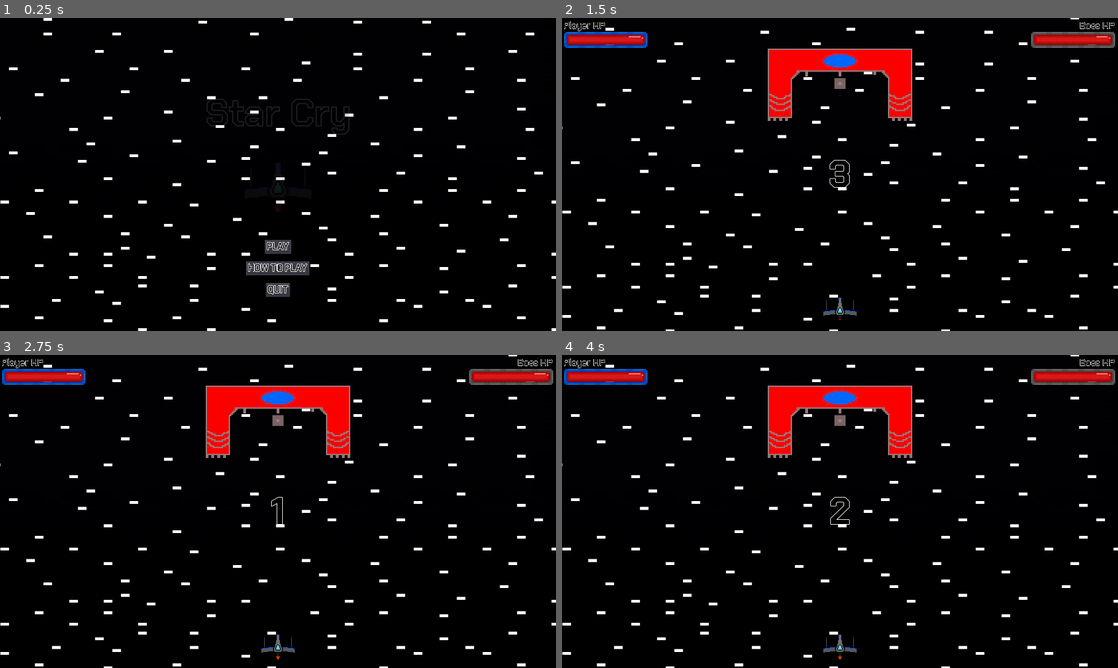
Above: before the commit, frames 1-4 (two rows, left to right).
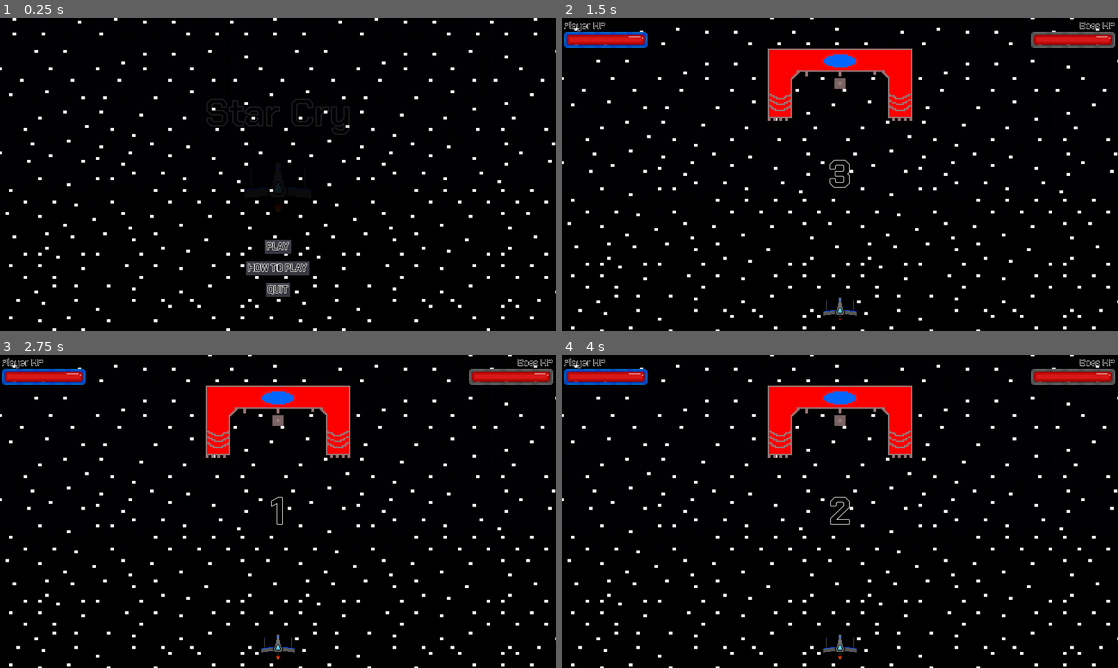
Above: after the commit, the same moments.

Repository: Cecilist/Final-BossFightBulletShooter
Game: Godot game, scene res://Menu/MainMenu.tscn
The game is run twice, just before and just after one commit, with the same random seed, the same clock (stepped at 60 frames per second) and the same inputs.
Inputs:
- Up to frame 1 (0.25 s): no input
- Up to frame 2 (1.5 s): click "PLAY" at 0.5 s; tap Enter (play_game) at 1.25, 1.35 s; hold D (move_right) from 1.28 s (still down)
- Up to frame 3 (2.75 s): tap Space (shoot) at 2, 2.1 s; release D (move_right) at 2.03 s; hold S (move_down) from 2.03 s (still down)
- Up to frame 4 (4 s): release S (move_down) at 2.78 s; hold D (move_right) 2.78-3.53 s; tap Tab (to_next_screen) at 2.85 s; tap Enter (play_game) at 3.5, 3.6 s; hold W (move_up) from 3.53 s (still down)

The runs differ from the first frame. In frame 1, 4.5% of the frame differs, in the area x 0-100%, y 0-100%; in frame 2, 4.3%; in frame 3, 4.3%; in frame 4, 4.3%.

Commit message:
Update background

Diff:
--- a/project/Background/Background.gd
+++ b/project/Background/Background.gd
@@ -10,4 +10,6 @@
 #  of the second background layer
 func _on_AnimationPlayer_animation_finished(_anim_name):
 	$ParallaxLayer/SpaceBG2.position = Vector2(0, -2156.711)
+	$ParallaxLayer/SpaceBG4.position = Vector2(0, -2156.711)
+	$ParallaxLayer/SpaceBG6.position = Vector2(0, -2156.711)
 	$AnimationPlayer.play("Scroll")
--- a/project/Background/Background.tscn
+++ b/project/Background/Background.tscn
@@ -16,7 +16,7 @@
 "times": PoolRealArray( 0, 20, 30, 40 ),
 "transitions": PoolRealArray( 1, 1, 1, 1 ),
 "update": 0,
-"values": [ Vector2( 0, 0 ), Vector2( 0, 2167.06 ), Vector2( 0, -1083.38 ), Vector2( 0, 0 ) ]
+"values": [ Vector2( -15.483, 0 ), Vector2( -15.483, 2167.06 ), Vector2( -15.483, -1083.38 ), Vector2( -15.483, 0 ) ]
 }
 tracks/1/type = "value"
 tracks/1/path = NodePath("ParallaxLayer/SpaceBG2:position")
@@ -28,12 +28,58 @@
 "times": PoolRealArray( 0, 20, 30, 40 ),
 "transitions": PoolRealArray( 1, 1, 1, 1 ),
 "update": 0,
-"values": [ Vector2( 0, -2156.71 ), Vector2( 0, 10.3533 ), Vector2( 0, 1071.21 ), Vector2( 0, 2156.71 ) ]
+"values": [ Vector2( -15.483, -2156.71 ), Vector2( -15.483, 10.353 ), Vector2( -15.483, 1071.21 ), Vector2( -15.483, 2156.71 ) ]
+}
+tracks/2/type = "value"
+tracks/2/path = NodePath("ParallaxLayer/SpaceBG3:position")
+tracks/2/interp = 1
+tracks/2/loop_wrap = true
+tracks/2/imported = false
+tracks/2/enabled = true
+tracks/2/keys = {
+"times": PoolRealArray( 0, 20, 30, 40 ),
+"transitions": PoolRealArray( 1, 1, 1, 1 ),
+"update": 0,
+"values": [ Vector2( 704.499, 0 ), Vector2( 704.499, 2167.06 ), Vector2( 704.499, -1083.38 ), Vector2( 704.499, 0 ) ]
+}
+tracks/3/type = "value"
+tracks/3/path = NodePath("ParallaxLayer/SpaceBG4:position")
+tracks/3/interp = 1
+tracks/3/loop_wrap = true
+tracks/3/imported = false
+tracks/3/enabled = true
+tracks/3/keys = {
+"times": PoolRealArray( 0, 20, 30, 40 ),
+"transitions": PoolRealArray( 1, 1, 1, 1 ),
+"update": 0,
+"values": [ Vector2( 704.499, -2156.71 ), Vector2( 704.499, 10.353 ), Vector2( 704.499, 1071.21 ), Vector2( 704.499, 2156.71 ) ]
+}
+tracks/4/type = "value"
+tracks/4/path = NodePath("ParallaxLayer/SpaceBG5:position")
+tracks/4/interp = 1
+tracks/4/loop_wrap = true
+tracks/4/imported = false
+tracks/4/enabled = true
+tracks/4/keys = {
+"times": PoolRealArray( 0, 20, 30, 40 ),
+"transitions": PoolRealArray( 1, 1, 1, 1 ),
+"update": 0,
+"values": [ Vector2( 1423.56, 0 ), Vector2( 1423.56, 2167.06 ), Vector2( 1423.56, -1083.38 ), Vector2( 1423.56, 0 ) ]
+}
+tracks/5/type = "value"
+tracks/5/path = NodePath("ParallaxLayer/SpaceBG6:position")
+tracks/5/interp = 1
+tracks/5/loop_wrap = true
+tracks/5/imported = false
+tracks/5/enabled = true
+tracks/5/keys = {
+"times": PoolRealArray( 0, 20, 30, 40 ),
+"transitions": PoolRealArray( 1, 1, 1, 1 ),
+"update": 0,
+"values": [ Vector2( 1423.56, -2156.71 ), Vector2( 1423.56, 10.353 ), Vector2( 1423.56, 1071.21 ), Vector2( 1423.56, 2156.71 ) ]
 }
 
 [node name="Background" type="ParallaxBackground"]
-scale = Vector2( 2.379, 1 )
-transform = Transform2D( 2.379, 0, 0, 1, 0, 0 )
 script = ExtResource( 2 )
 
 [node name="ParallaxLayer" type="ParallaxLayer" parent="."]
@@ -41,11 +87,27 @@
 scale = Vector2( 1.25, 1 )
 
 [node name="SpaceBG1" type="Sprite" parent="ParallaxLayer"]
-position = Vector2( 0, -1072.55 )
+position = Vector2( -15.4828, 0 )
 texture = ExtResource( 1 )
 
 [node name="SpaceBG2" type="Sprite" parent="ParallaxLayer"]
-position = Vector2( 0, 1082.06 )
+position = Vector2( -15.4828, 2156.71 )
+texture = ExtResource( 1 )
+
+[node name="SpaceBG3" type="Sprite" parent="ParallaxLayer"]
+position = Vector2( 704.499, -1083.38 )
+texture = ExtResource( 1 )
+
+[node name="SpaceBG4" type="Sprite" parent="ParallaxLayer"]
+position = Vector2( 704.499, 1071.21 )
+texture = ExtResource( 1 )
+
+[node name="SpaceBG5" type="Sprite" parent="ParallaxLayer"]
+position = Vector2( 1423.56, -1083.38 )
+texture = ExtResource( 1 )
+
+[node name="SpaceBG6" type="Sprite" parent="ParallaxLayer"]
+position = Vector2( 1423.56, 1071.21 )
 texture = ExtResource( 1 )
 
 [node name="AnimationPlayer" type="AnimationPlayer" parent="."]
